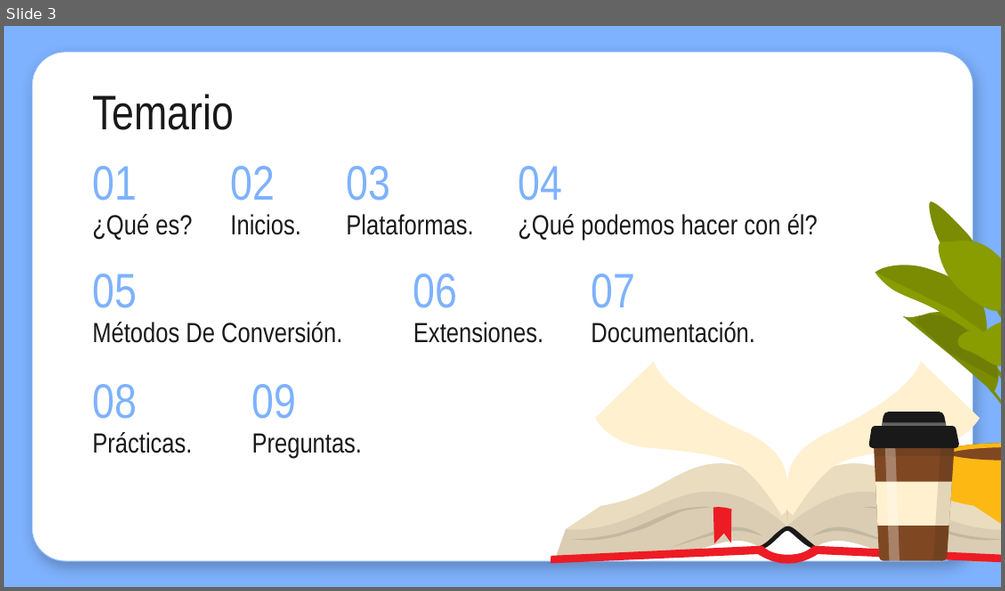
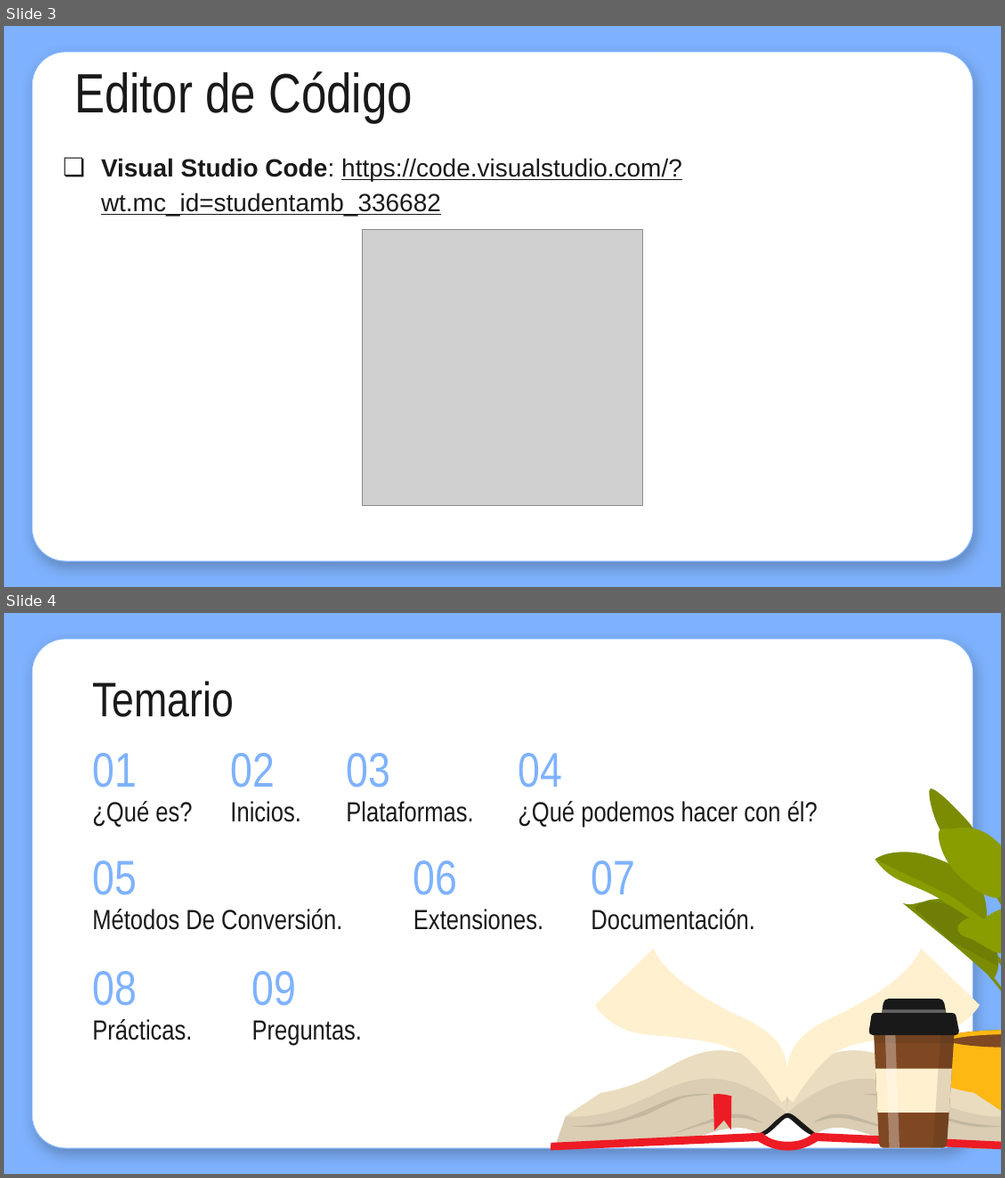
Before and after one commit to Gilberto-Guzman/Descubre-el-mundo-de-markdown, a slide deck: Presentacion/Markdown Crash Course.pptx. Shown one above the other, each under a label of ours: slide 3 before the commit, slides 3 and 4 after it. The pictures are 1005x591 and 1005x1178 pixels, drawn with LibreOffice and Linux fonts; fonts in the diff are those of the drawing; grey boxes stand for pictures. Boxes give left, top, right and bottom in pixels: in the first picture for what was removed or moved away, otherwise in the second. Text is boxed around its words. In the diff, an @@ line names an element or a change of style, - is before the commit and + after.

```diff
--- a/Presentacion/Markdown Crash Course.pptx
+++ b/Presentacion/Markdown Crash Course.pptx
@@ slide 3 added at (x1=4, y1=26, x2=1001, y2=587), background #7EB2FE; not listed: 1 template element that a slide beside it also shows @@
@@ title added at (x1=74, y1=71, x2=413, y2=122), 40 pt, text #191919 @@
+Editor de Código
@@ subtitle added at (x1=101, y1=158, x2=682, y2=216), 18 pt, text #191919, underline @@
+❏ Visual Studio Code: https://code.visualstudio.com/?wt.mc_id=studentamb_336682
@@ picture added at (x1=363, y1=229, x2=643, y2=506) @@
@@ what was slide 3 is now slide 4 @@
```
Also in this commit, not shown: 4 slides changed, 1 other slide added, 1 slide removed.
